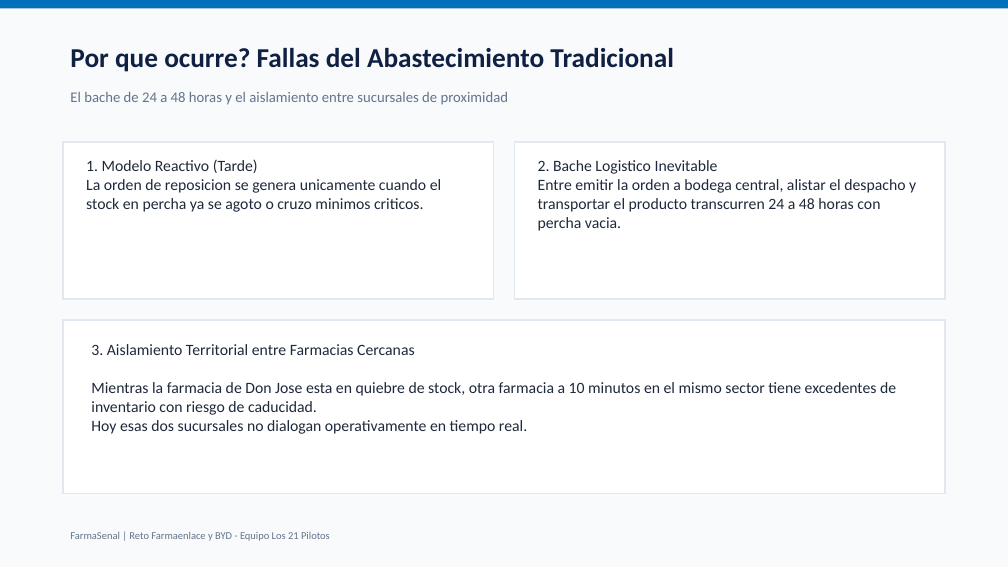
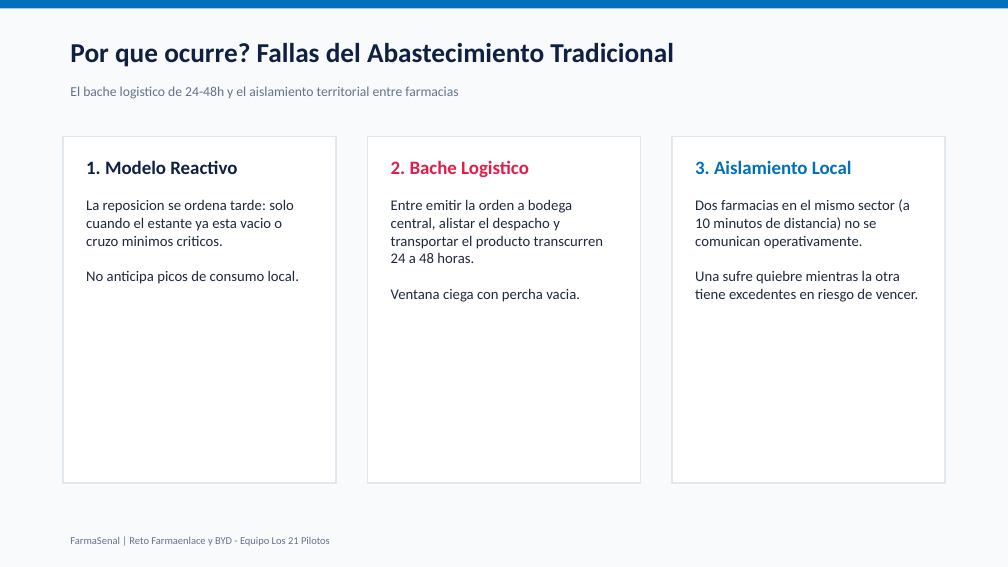
Before and after one commit to alfonso1031/Hackathon-ConnectatVentures-2026-Los21Pilotos, a slide deck: slide 3 of docs/FarmaSenal_Pitch_Presentacion.pptx (slide 4 before the commit). Drawn at 1008x567 pixels with LibreOffice and Linux fonts; fonts in the diff are those of the drawing. Boxes give left, top, right and bottom in pixels: in the first picture for what was removed or moved away, otherwise in the second. Text is boxed around its words. In the diff, an @@ line names an element or a change of style, - is before the commit and + after.

```diff
--- a/docs/FarmaSenal_Pitch_Presentacion.pptx
+++ b/docs/FarmaSenal_Pitch_Presentacion.pptx
@@ text "Por que ocurre? Fallas del ...": place and size @@
-text "Por que ocurre? Fallas del ..." at [70, 48, 674, 72]
+text "Por que ocurre? Fallas del ..." at [70, 43, 674, 67]
@@ text at [70, 86, 458, 99]: text changed; size 14 to 13 pt @@
-El bache de 24 a 48 horas y el aislamiento entre sucursales de proximidad
+El bache logistico de 24-48h y el aislamiento territorial entre farmacias
@@ rectangle: place and size @@
-rectangle at [63, 142, 493, 299]
+rectangle at [63, 137, 336, 483]
@@ rectangle: place and size @@
-rectangle at [515, 142, 945, 299]
+rectangle at [368, 137, 640, 483]
@@ rectangle: place and size @@
-rectangle at [63, 321, 945, 494]
+rectangle at [672, 137, 945, 483]
@@ text at [86, 160, 299, 284]: text changed; size 15 to 14 pt @@
-1. Modelo Reactivo (Tarde)
-La orden de reposicion se genera unicamente cuando el stock en percha ya se agoto o cruzo minimos criticos.
+1. Modelo Reactivo
+La reposicion se ordena tarde: solo cuando el estante ya esta vacio o cruzo minimos criticos.
+No anticipa picos de consumo local.
@@ text at [391, 160, 603, 302]: text changed; size 15 to 14 pt @@
-2. Bache Logistico Inevitable
-Entre emitir la orden a bodega central, alistar el despacho y transportar el producto transcurren 24 a 48 horas con percha vacia.
+2. Bache Logistico
+Entre emitir la orden a bodega central, alistar el despacho y transportar el producto transcurren 24 a 48 horas.
+Ventana ciega con percha vacia.
@@ text at [695, 160, 918, 302]: text changed; size 15 to 14 pt @@
-3. Aislamiento Territorial entre Farmacias Cercanas
-Mientras la farmacia de Don Jose esta en quiebre de stock, otra farmacia a 10 minutos en el mismo sector tiene excedentes de inventario con riesgo de caducidad.
-Hoy esas dos sucursales no dialogan operativamente en tiempo real.
+3. Aislamiento Local
+Dos farmacias en el mismo sector (a 10 minutos de distancia) no se comunican operativamente.
+Una sufre quiebre mientras la otra tiene excedentes en riesgo de vencer.
@@ text "FarmaSenal | Reto Farmaenlace y ...": place and size @@
-text "FarmaSenal | Reto Farmaenlace y ..." at [70, 532, 330, 541]
+text "FarmaSenal | Reto Farmaenlace y ..." at [70, 537, 330, 546]
```
Also in this commit, not shown: 5 other slides changed, 2 slides removed, 3 other files.
